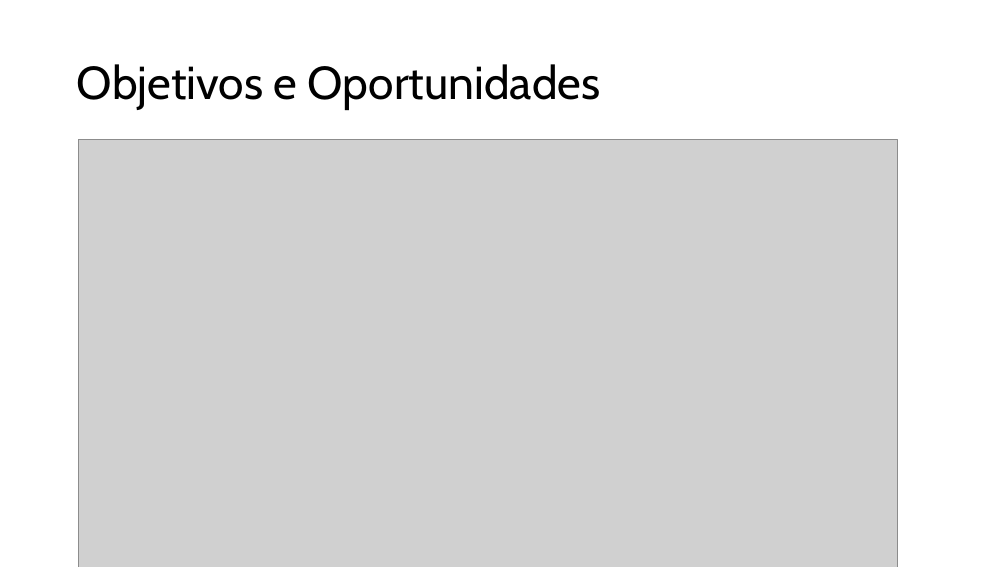
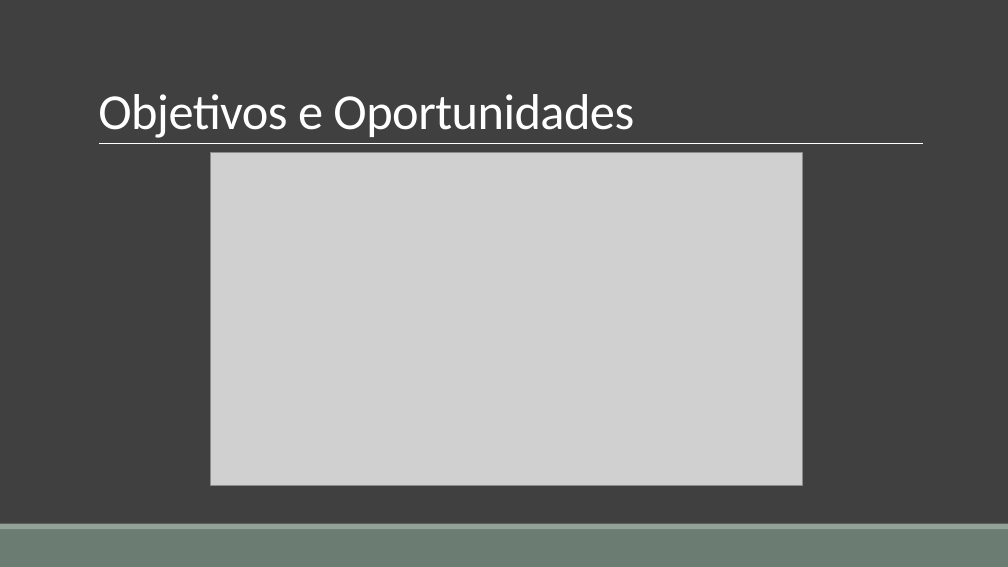
Before and after one commit to cglima/CASSIANA_BARRETO_DDF_TECH_032024, a slide deck: slide 2 of Case Tecnologia.pptx. Drawn at 1008x567 pixels with LibreOffice and Linux fonts; fonts in the diff are those of the drawing; grey boxes stand for pictures. Boxes give left, top, right and bottom in pixels: in the first picture for what was removed or moved away, otherwise in the second. Text is boxed around its words. In the diff, an @@ line names an element or a change of style, - is before the commit and + after.

```diff
--- a/Case Tecnologia.pptx
+++ b/Case Tecnologia.pptx
@@ background #FFFFFF to #404040 @@
@@ title "Objetivos e Oportunidades": place and size @@
-title "Objetivos e Oportunidades" at <box>77,64,601,110</box>
+title "Objetivos e Oportunidades" at <box>98,94,634,138</box>
@@ title "Objetivos e Oportunidades" at <box>98,94,634,138</box>: size 44 to 48 pt, font Cabin to Calibri, text colour #000000 to #FFFFFF, letter spacing 0 to -0.5 pt; line spacing 0.9 to 0.85; vertical alignment middle to bottom @@
@@ line added from (99, 144) to (923, 144), #FFFFFF 0.5 pt @@
@@ picture: place and size @@
-picture at <box>78,140,897,567</box>
+picture at <box>211,153,802,485</box>
@@ rectangle added at <box>0,529,1008,567</box>, fill #6B7D72 @@
@@ rectangle added at <box>0,524,1008,529</box>, fill #93A299 @@
```
Also in this commit, not shown: 6 other slides changed, 9 slides added, 8 slides removed, 1 other file.
